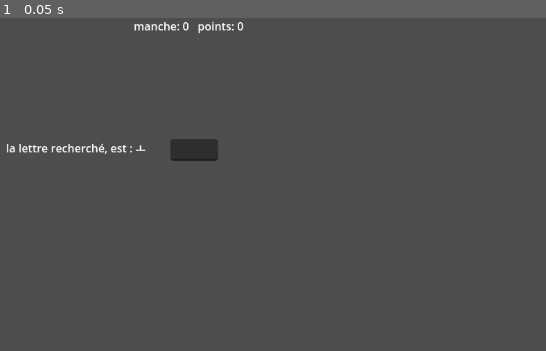
Above: before the commit, frame 1.
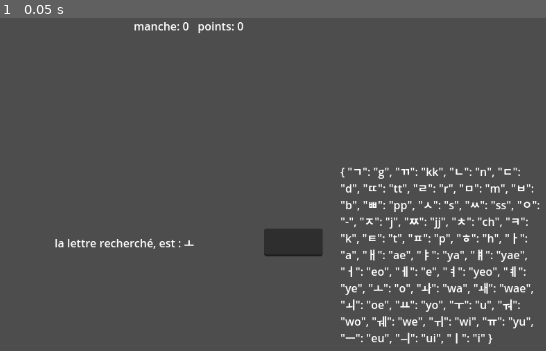
Above: after the commit, the same moment.

Repository: canigou101/learn_Corean
Game: Godot game, scene res://scenes/finalVers.tscn
Same seed, same stepped clock (60 frames per second), same inputs: the game is played once before the commit and once after it.
Inputs:
- Up to frame 1 (0.05 s): no input

The runs differ from the first frame. In frame 1, 5.3% of the frame differs, in the area x 1-99%, y 36-98%.

Commit message:
add help
ajout d'une aide pour les petites pertes de mémoire

Diff:
--- a/lettres-coréenes/scenes/finalVers.tscn
+++ b/lettres-coréenes/scenes/finalVers.tscn
@@ -22,21 +22,43 @@
 offset_bottom = 23.0
 grow_horizontal = 2
 
-[node name="Label" type="Label" parent="."]
+[node name="RichTextLabel" type="RichTextLabel" parent="."]
 unique_name_in_owner = true
-layout_mode = 0
-offset_left = 313.0
-offset_top = 175.0
-offset_right = 436.0
-offset_bottom = 198.0
+custom_minimum_size = Vector2(200, 100)
+layout_mode = 2
+anchor_left = 0.690104
+anchor_top = 0.322531
+anchor_right = 0.945313
+anchor_bottom = 0.859568
+grow_horizontal = 0
+grow_vertical = 2
+metadata/_edit_use_anchors_ = true
+
+[node name="HBoxContainer" type="HBoxContainer" parent="."]
+layout_mode = 1
+anchors_preset = 8
+anchor_left = 0.5
+anchor_top = 0.5
+anchor_right = 0.5
+anchor_bottom = 0.5
+offset_left = -97.5
+offset_top = -20.0
+offset_right = 97.5
+offset_bottom = 20.0
+grow_horizontal = 2
+grow_vertical = 2
+theme_override_constants/separation = 100
+alignment = 1
+
+[node name="Label" type="Label" parent="HBoxContainer"]
+unique_name_in_owner = true
+layout_mode = 2
 text = "label à deviner: "
 
-[node name="LineEdit" type="LineEdit" parent="."]
+[node name="LineEdit" type="LineEdit" parent="HBoxContainer"]
 unique_name_in_owner = true
-layout_mode = 0
-offset_left = 550.0
-offset_top = 175.0
-offset_right = 618.563
-offset_bottom = 206.0
+layout_mode = 2
+keep_editing_on_text_submit = true
+clear_button_enabled = true
 
-[connection signal="text_submitted" from="LineEdit" to="." method="_on_line_edit_text_submitted"]
+[connection signal="text_submitted" from="HBoxContainer/LineEdit" to="." method="_on_line_edit_text_submitted"]
--- a/lettres-coréenes/script/finalVers.gd
+++ b/lettres-coréenes/script/finalVers.gd
@@ -1,6 +1,5 @@
 extends Control
 
-var sens=0 #int
 
 var manche =0 #int
 var point=0 #int
@@ -34,8 +33,12 @@
 	lettresParse = chargement_Json(listeDeLettres)# chargement du dictionnaire des lettres avec leur corresponcances
 	ListeLettres=getliste(1,lettresParse)# récupération d'une liste pour pouvoir utiliser la fonction rand pour avoir un index
 	PoseLettre=randomletter(ListeLettres)# récupération d'une position de lettre random
+	%RichTextLabel.text=str(lettresParse)
 	affichage()# affichage de la lettre
 	affichagePoints()# initialisation du compteur
+	#zone test
+
+
 
 
 func _on_line_edit_text_submitted(new_text):
